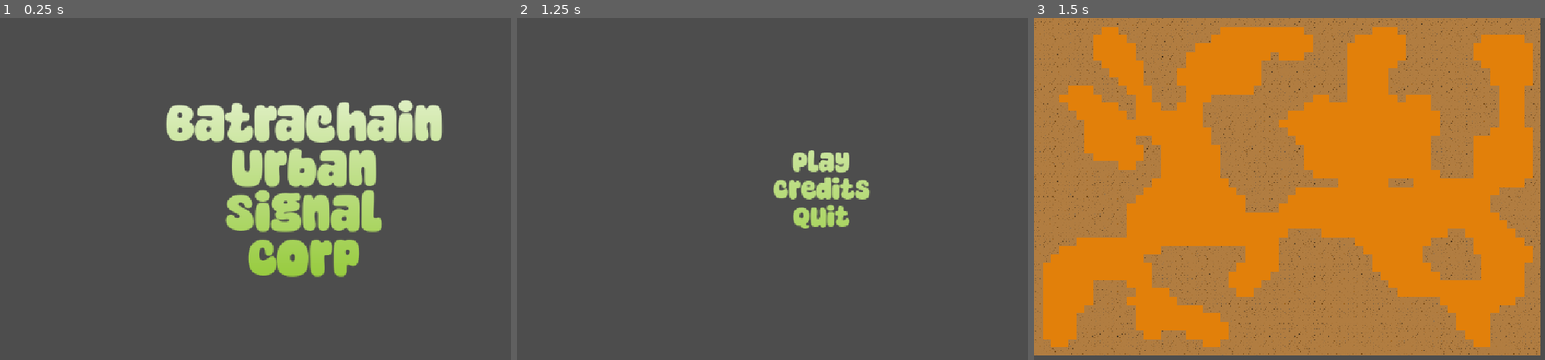
Above: before the commit, frames 1-3 (left to right).
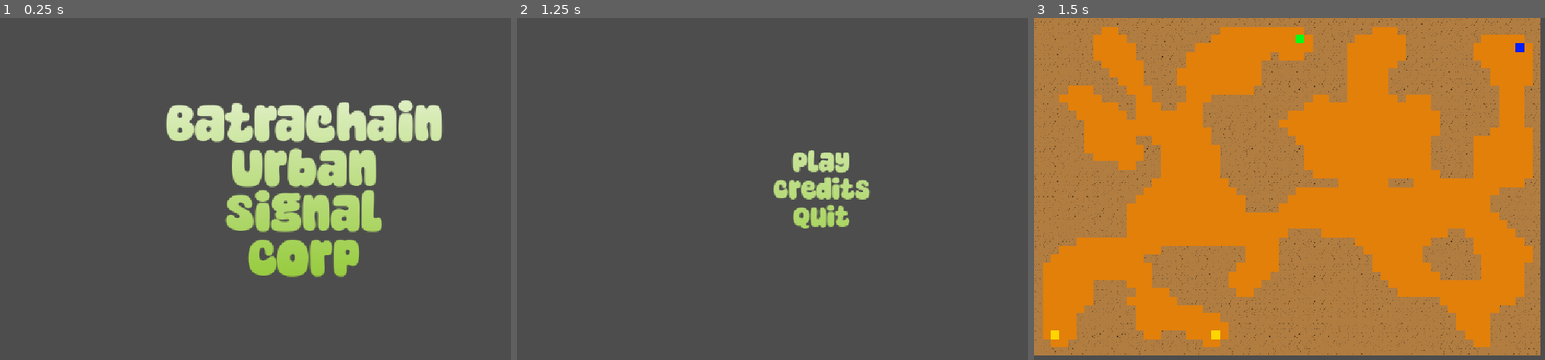
Above: after the commit, the same moments.

Repository: Habidakus/wild-jam-98-signal
Game: Godot game, scene res://scenes/main.tscn
Two runs of this game, one before a commit and one after it. Both use one fixed random seed, a clock stepped at 60 frames per second and the inputs below.
Inputs (mouse positions are in pixels of both pictures, inside the frame that each line leads up to):
- Up to frame 1 (0.25 s): no input
- Up to frame 2 (1.25 s): tap Enter at 0.5 s; move the mouse to (956, 171) at 0.52 s; click (956, 171) at 0.67 s
- Up to frame 3 (1.5 s): click "Play" at 1.25 s

Frames 1-2 are identical in both runs. In frame 3, 0.2% of the frame differs, in the area x 3-96%, y 4-94%.

Commit message:
Added better procedural generation of the caves, as well as picking spots for start/end/treasure

Diff:
--- a/maps/tileset_dummy.tres
+++ b/maps/tileset_dummy.tres
@@ -3,6 +3,9 @@
 [ext_resource type="Texture2D" uid="uid://b4ekotdsmsraw" path="res://art/brown_square.png" id="1_d0evh"]
 [ext_resource type="Texture2D" uid="uid://gfa6wrf1rnst" path="res://art/cave_wall.png" id="2_i0igk"]
 [ext_resource type="Texture2D" uid="uid://0b5gxpvcbj3e" path="res://art/red_square.png" id="2_uxnla"]
+[ext_resource type="Texture2D" uid="uid://ssdvn4sgamkv" path="res://art/blue_square.png" id="4_e118e"]
+[ext_resource type="Texture2D" uid="uid://csvgl74hubyun" path="res://art/green_square.png" id="5_awg6v"]
+[ext_resource type="Texture2D" uid="uid://batrjvsvek7mo" path="res://art/gold_square.png" id="6_y21f1"]
 
 [sub_resource type="TileSetAtlasSource" id="TileSetAtlasSource_gdi7g"]
 resource_name = "Walkable Dirt"
@@ -20,8 +23,26 @@
 texture = ExtResource("2_uxnla")
 0:0/0 = 0
 
+[sub_resource type="TileSetAtlasSource" id="TileSetAtlasSource_w8rck"]
+resource_name = "Water"
+texture = ExtResource("4_e118e")
+0:0/0 = 0
+
+[sub_resource type="TileSetAtlasSource" id="TileSetAtlasSource_sswy1"]
+resource_name = "Grass"
+texture = ExtResource("5_awg6v")
+0:0/0 = 0
+
+[sub_resource type="TileSetAtlasSource" id="TileSetAtlasSource_y1133"]
+resource_name = "Treasure"
+texture = ExtResource("6_y21f1")
+0:0/0 = 0
+
 [resource]
 sources/0 = SubResource("TileSetAtlasSource_gdi7g")
 sources/2 = SubResource("TileSetAtlasSource_4wqad")
 sources/1 = SubResource("TileSetAtlasSource_mbc1u")
+sources/3 = SubResource("TileSetAtlasSource_w8rck")
+sources/4 = SubResource("TileSetAtlasSource_sswy1")
+sources/5 = SubResource("TileSetAtlasSource_y1133")
 tile_proxies/coords_level = [[2, Vector2i(0, 0)], [5, Vector2i(0, 0)], [3, Vector2i(0, 0)], [5, Vector2i(1, 0)], [4, Vector2i(0, 0)], [5, Vector2i(2, 0)]]
--- a/scripts/sms_play.gd
+++ b/scripts/sms_play.gd
@@ -51,10 +51,95 @@
 			else:
 				var atlas: Vector2i = Vector2i(randi() % 3, 0)
 				%TileMapLayer.set_cell(loc, 1, atlas)
-
-
-	# TODO: Need to count unique "rooms" and then use the AStarGrid2D below to
-	#       blast connective walls between the rooms
+	var a_spot: Vector2i = _find_a_spot(m, max_x, max_y)
+	var start_spot: Vector2i = _find_farthest_spot([a_spot], m, max_x, max_y)
+	%TileMapLayer.set_cell(start_spot, 4, Vector2i.ZERO)
+	var goal_spot: Vector2i = _find_farthest_spot([start_spot], m, max_x, max_y)
+	%TileMapLayer.set_cell(goal_spot, 3, Vector2i.ZERO)
+	var path: Array[Vector2i] = []
+	for p: Vector2i in _get_path(m, max_x, max_y, start_spot, goal_spot):
+		path.append(p)
+		#if p != start_spot and p != goal_spot:
+			#%TileMapLayer.set_cell(p, 2, Vector2i.ZERO)
+	var treasure_spot_a: Vector2i = _find_farthest_spot(path, m, max_x, max_y)
+	%TileMapLayer.set_cell(treasure_spot_a, 5, Vector2i.ZERO)
+	path.append(treasure_spot_a)
+	var treasure_spot_b: Vector2i = _find_farthest_spot(path, m, max_x, max_y)
+	%TileMapLayer.set_cell(treasure_spot_b, 5, Vector2i.ZERO)
+
+
+func _find_farthest_spot(from: Array[Vector2i], walls: Dictionary[int, bool], max_x: int, max_y: int) -> Vector2i:
+	var dist: Dictionary[int, int] = {}
+	var max_dist: int = 0
+	for f: Vector2i in from:
+		dist[f.x * max_y + f.y] = max_dist
+	var completed: bool = false
+	var final_locs: Array[int] = []
+	while not completed:
+		completed = true
+		var possible_locs: Array[int] = []
+		for coord: int in dist.keys():
+			if dist[coord] != max_dist:
+				continue
+			var up: int = coord - 1
+			if not walls[up] and not dist.has(up):
+				dist[up] = max_dist + 1
+				if not _has_wall_neighbors(up, walls, max_x, max_y):
+					possible_locs.append(up)
+				completed = false
+			var down: int = coord + 1
+			if not walls[down] and not dist.has(down):
+				dist[down] = max_dist + 1
+				if not _has_wall_neighbors(down, walls, max_x, max_y):
+					possible_locs.append(down)
+				completed = false
+			var left: int = coord - max_y
+			if not walls[left] and not dist.has(left):
+				dist[left] = max_dist + 1
+				if not _has_wall_neighbors(left, walls, max_x, max_y):
+					possible_locs.append(left)
+				completed = false
+			var right: int = coord + max_y
+			if not walls[right] and not dist.has(right):
+				dist[right] = max_dist + 1
+				if not _has_wall_neighbors(right, walls, max_x, max_y):
+					possible_locs.append(right)
+				completed = false
+		if completed == false:
+			max_dist += 1
+			if not possible_locs.is_empty():
+				final_locs = possible_locs
+	var coord: int = final_locs[randi() % final_locs.size()]
+	return Vector2i(int(coord / float(max_y)), coord % max_y)
+
+
+func _has_wall_neighbors(coord: int, walls: Dictionary[int, bool], _max_x: int, max_y: int) -> bool:
+	if walls[coord - 1]:
+		return true
+	if walls[coord + 1]:
+		return true
+	if walls[coord - max_y]:
+		return true
+	if walls[coord + max_y]:
+		return true
+	return false
+
+
+func _find_a_spot(walls: Dictionary[int, bool], max_x: int, max_y: int) -> Vector2i:
+	var ret_val: Vector2i = Vector2i.MIN
+	var seen: int = 0
+	for x in range(2, max_x - 2):
+		for y in range(2, max_y - 2):
+			var i: int = x * max_y + y
+			if walls[i]:
+				continue
+			if _has_wall_neighbors(i, walls, max_x, max_y):
+				continue
+			seen += 1
+			if seen < 2 or (randi() % seen) == 1:
+				ret_val = Vector2i(x, y)
+	return ret_val
+
 
 func _find_two_rooms(walls: Dictionary[int, bool], max_x: int, max_y: int) -> Array[Vector2i]:
 	var room_id: int = 1
@@ -107,10 +192,11 @@
 	return []
 
 func _connect_two_points(walls: Dictionary[int, bool], max_x: int, max_y: int, start: Vector2i, end: Vector2i) -> void:
-	print("%s %s" % [start, end])
-
+	_clear_rocks(walls, max_x, max_y, _get_path(walls, max_x, max_y, start, end))
+
+
+func _get_path(walls: Dictionary[int, bool], max_x: int, max_y: int, start: Vector2i, end: Vector2i) -> PackedVector2Array:
 	var astar: AStarGrid2D = AStarGrid2D.new()
-	#astar.diagonal_mode = AStarGrid2D.DIAGONAL_MODE_NEVER
 	astar.region = Rect2i(0, 0, max_x, max_y)
 	astar.update()
 	for x in range(0, max_x):
@@ -118,18 +204,9 @@
 			var loc: Vector2i = Vector2i(x, y)
 			if walls[x * max_y + y]:
 				astar.set_point_weight_scale(loc, 50.0)
-				#var source_f = noise.get_noise_2d(float(x) / float(max_x), float(y) / float(max_y))
-				#var v: float = (source_f + 2.0) * 2
-				#astar.set_point_weight_scale(loc, v)
 			else:
 				astar.set_point_weight_scale(loc, 1.0)
-	_clear_rocks(walls, max_x, max_y, astar.get_point_path(start, end))
-	#var mid_point_1: Vector2i = _clear_rocks(astar, Vector2i(3, 3), Vector2i(max_x - 4, max_y - 4))
-	#var mid_point_2: Vector2i = _clear_rocks(astar, Vector2i(max_x - 4, 3), Vector2i(3, max_y - 4))
-	#_clear_rocks(astar, mid_point_1, mid_point_2)
-	#var mid_point_3: Vector2i = _clear_rocks(astar, Vector2i(3, 3), Vector2i(3, max_y - 4))
-	#var mid_point_4: Vector2i = _clear_rocks(astar, Vector2i(max_x - 4, max_y - 4), Vector2i(3, max_y - 4))
-	#_clear_rocks(astar, mid_point_3, mid_point_4)
+	return astar.get_point_path(start, end)
 
 
 func _clear_rocks(walls: Dictionary[int, bool], max_x: int, max_y: int, path: PackedVector2Array):
@@ -137,7 +214,7 @@
 		_nuke_around(loc, walls, max_x, max_y)
 
 
-func _nuke_around(loc: Vector2i, walls: Dictionary[int, bool], max_x: int, max_y: int) -> void:
+func _nuke_around(loc: Vector2i, walls: Dictionary[int, bool], _max_x: int, max_y: int) -> void:
 	walls[loc.x * max_y + loc.y] = false
 	walls[loc.x * max_y + loc.y + 1] = false
 	walls[loc.x * max_y + loc.y - 1] = false
